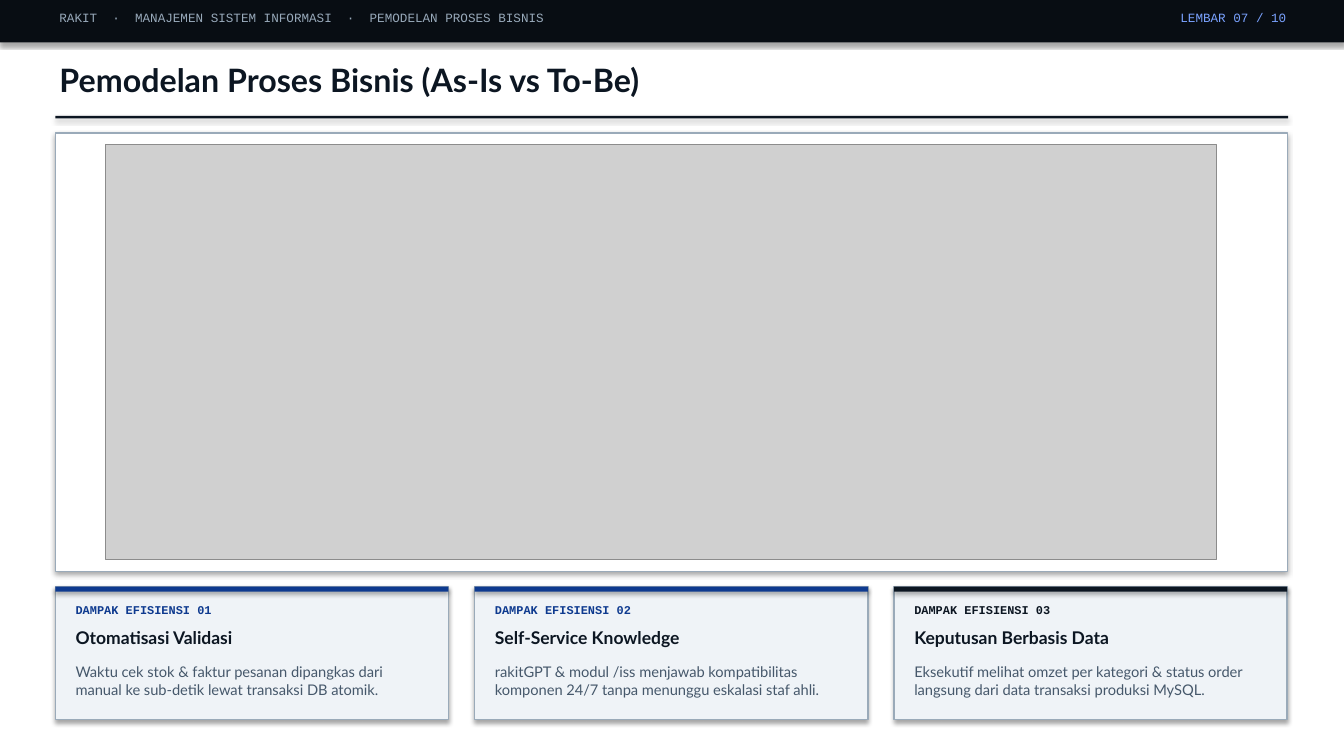
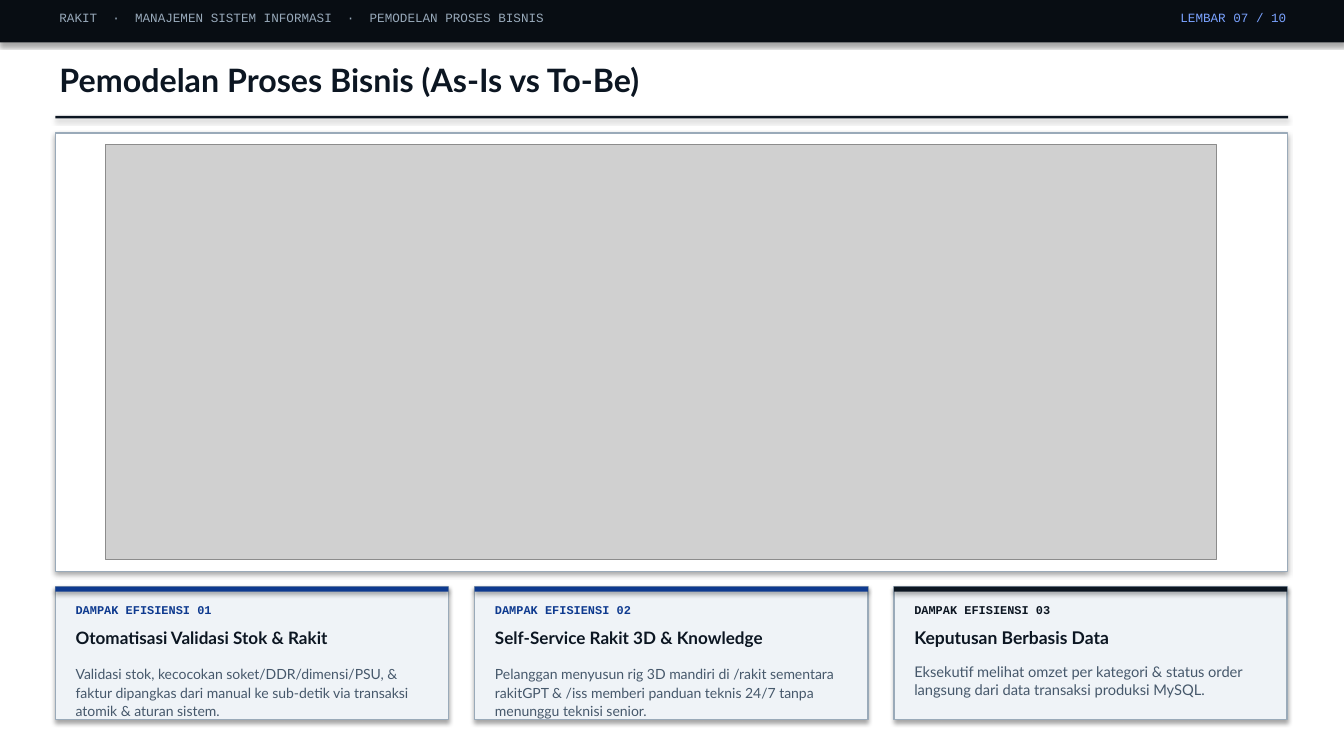
Before and after one commit to RaffaelVeneh/rakit, a slide deck: slide 7 of Presentasi_Proyek_MSI_RAKIT.pptx. Drawn at 1344x756 pixels with LibreOffice and Linux fonts; fonts in the diff are those of the drawing; grey boxes stand for pictures. Boxes give left, top, right and bottom in pixels: in the first picture for what was removed or moved away, otherwise in the second. Text is boxed around its words. In the diff, an @@ line names an element or a change of style, - is before the commit and + after.

```diff
--- a/Presentasi_Proyek_MSI_RAKIT.pptx
+++ b/Presentasi_Proyek_MSI_RAKIT.pptx
@@ text at bbox=[76, 631, 327, 644]: text changed; size 12.5 to 12.2 pt @@
-Otomatisasi Validasi
+Otomatisasi Validasi Stok & Rakit
@@ text at bbox=[495, 631, 763, 647]: text changed; size 12.5 to 12.2 pt @@
-Self-Service Knowledge
+Self-Service Rakit 3D & Knowledge
@@ text at bbox=[76, 668, 408, 720]: text changed; size 10.5 to 10 pt @@
-Waktu cek stok & faktur pesanan dipangkas dari manual ke sub-detik lewat transaksi DB atomik.
+Validasi stok, kecocokan soket/DDR/dimensi/PSU, & faktur dipangkas dari manual ke sub-detik via transaksi atomik & aturan sistem.
@@ text at bbox=[495, 668, 834, 720]: text changed; size 10.5 to 10 pt @@
-rakitGPT & modul /iss menjawab kompatibilitas komponen 24/7 tanpa menunggu eskalasi staf ahli.
+Pelanggan menyusun rig 3D mandiri di /rakit sementara rakitGPT & /iss memberi panduan teknis 24/7 tanpa menunggu teknisi senior.
```
Also in this commit, not shown: 9 other slides changed, 8 other files.
